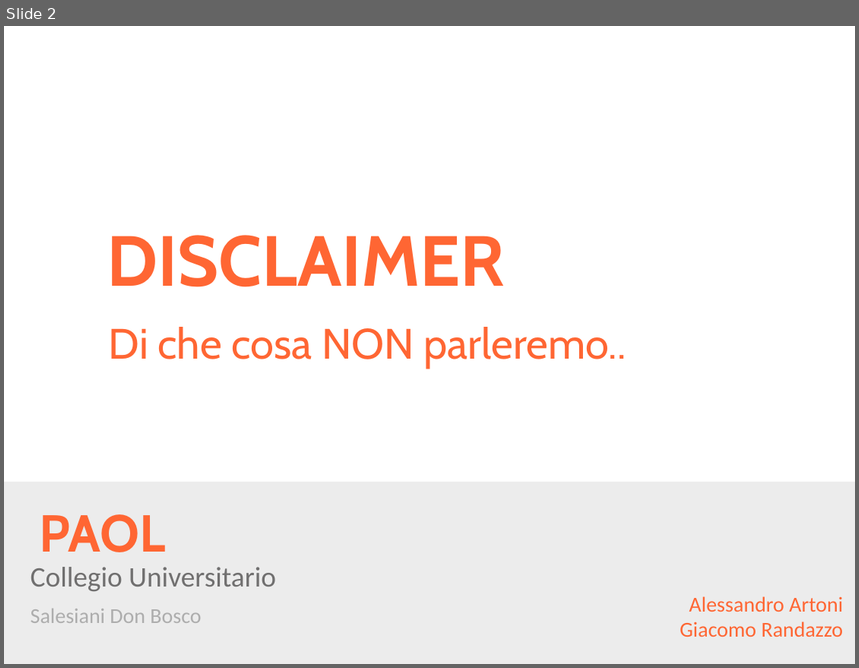
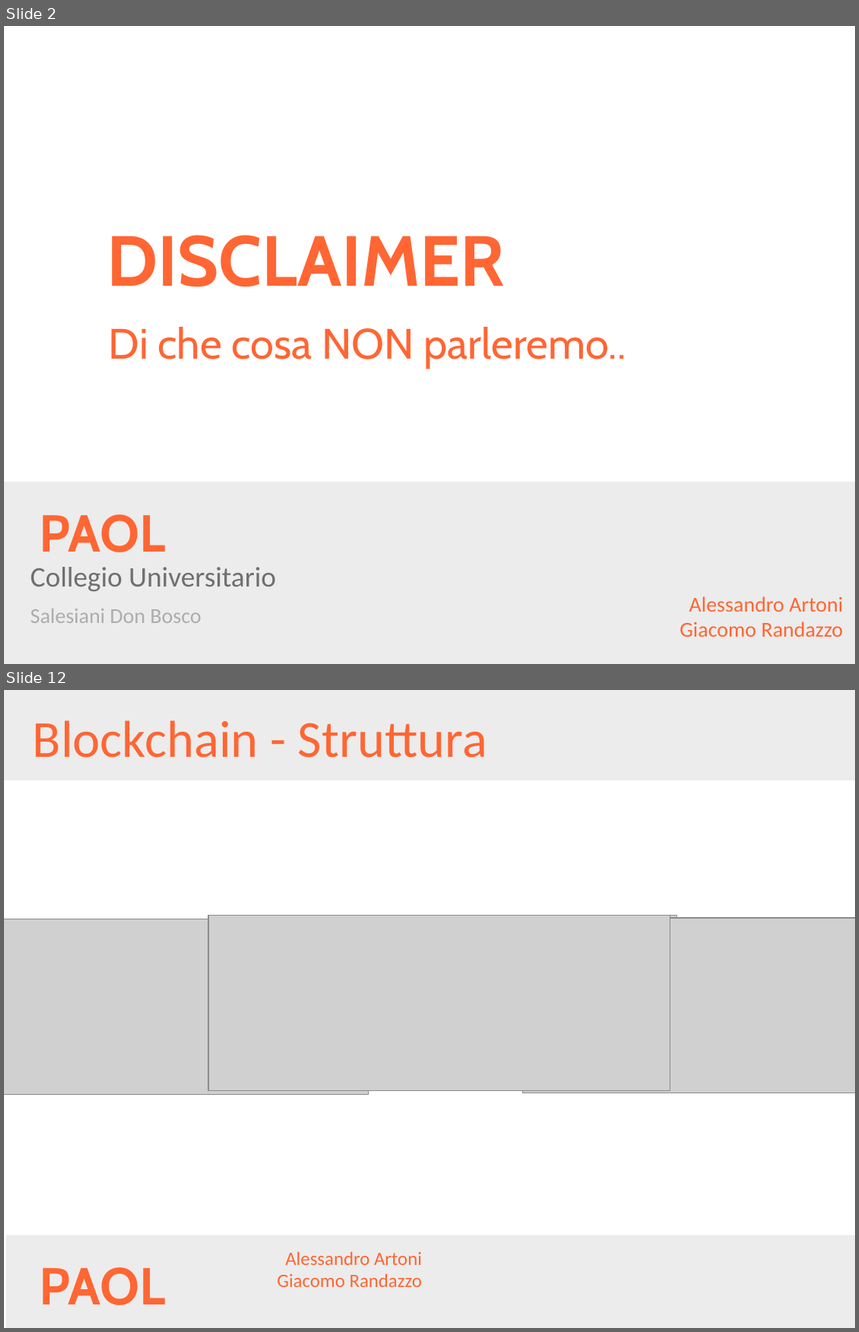
Before and after one commit to AlessandroArtoni/blockchainAndCriptocurrencies, a slide deck: Presentazione.pptx. Shown one above the other, each under a label of ours: slide 2 before the commit, slides 2 and 12 after it; the slides between them are not shown. The pictures are 859x668 and 859x1332 pixels, drawn with LibreOffice and Linux fonts; fonts in the diff are those of the drawing; grey boxes stand for pictures; background and template pictures are left out. Boxes give left, top, right and bottom in pixels: in the first picture for what was removed or moved away, otherwise in the second. Text is boxed around its words. In the diff, an @@ line names an element or a change of style, - is before the commit and + after.

```diff
--- a/Presentazione.pptx
+++ b/Presentazione.pptx
@@ slide 12 added at bbox=[4, 690, 855, 1328], background #FFFFFF @@
@@ rectangle added at bbox=[4, 690, 855, 780], fill #ECECEC @@
@@ title added at bbox=[33, 720, 487, 758], 44 pt, text #FF6633 @@
+Blockchain - Struttura
@@ picture added at bbox=[208, 916, 671, 1091] @@
@@ picture added at bbox=[215, 916, 677, 1091] @@
@@ picture added at bbox=[4, 919, 369, 1094] @@
@@ picture added at bbox=[522, 918, 855, 1094] @@
@@ rectangle added at bbox=[6, 1236, 855, 1328], fill #ECECEC @@
@@ text added at bbox=[277, 1252, 423, 1287], 16 pt, text #FF6633 @@
+Alessandro Artoni
+Giacomo Randazzo
@@ text added at bbox=[39, 1268, 165, 1306], 44 pt, text #FF6633, bold @@
+PAOL
```
Also in this commit, not shown: 21 other slides added, 2 slides removed.
